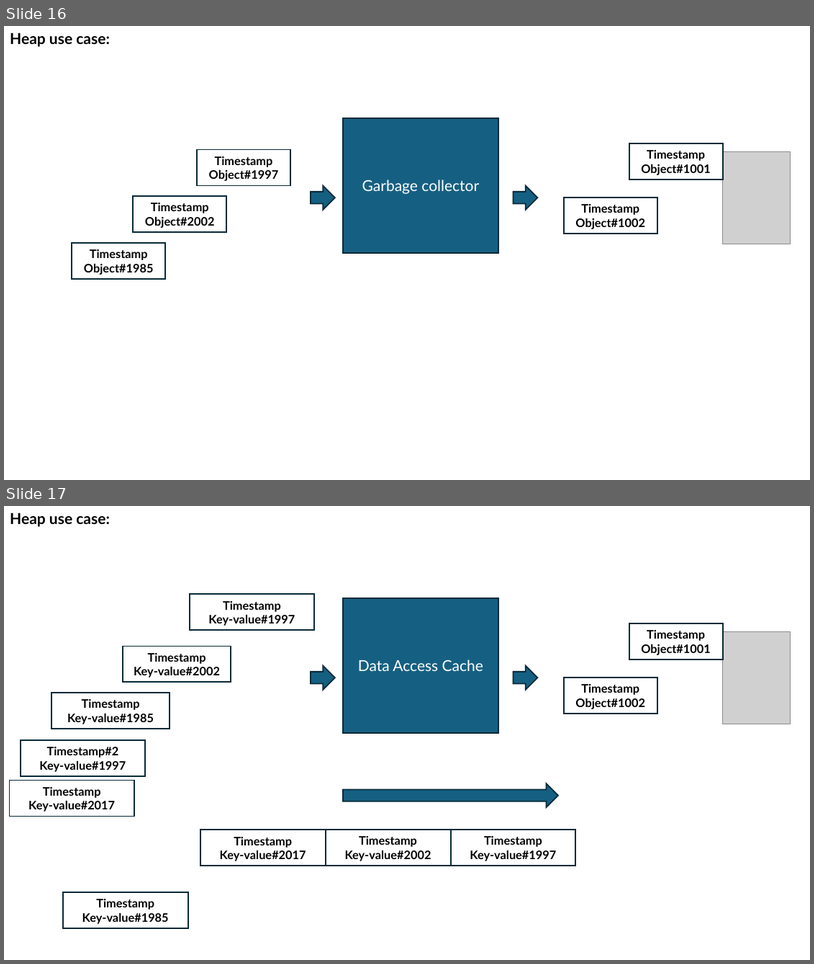
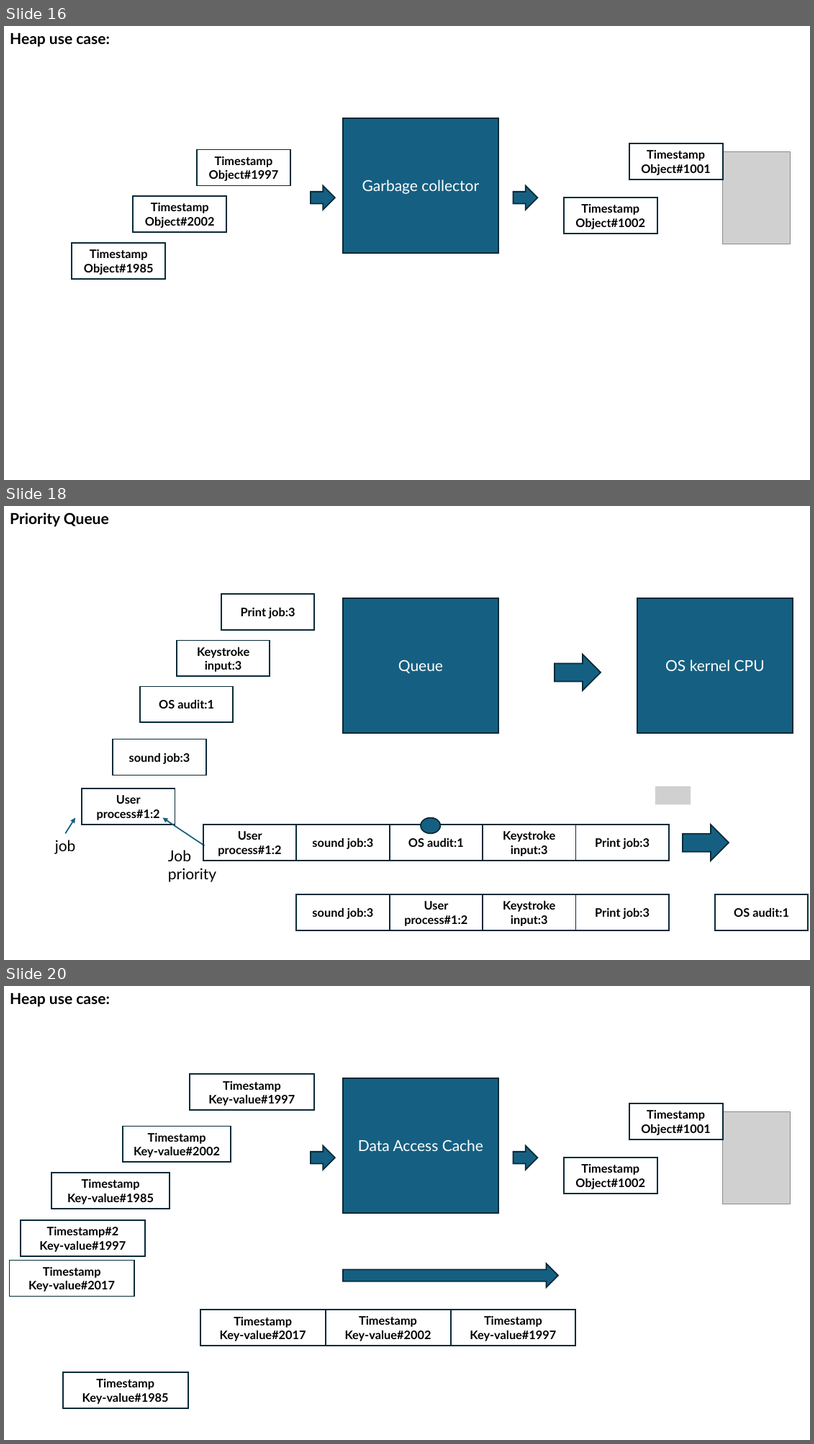
Before and after one commit to mo-mosverkstad/my_data_structure, a slide deck: ppt/dataStructure.pptx. Shown one above the other, each under a label of ours: slides 16 and 17 before the commit, slides 16, 18 and 20 after it; the slides between them are not shown. The pictures are 814x964 and 814x1444 pixels, drawn with LibreOffice and Linux fonts; fonts in the diff are those of the drawing; grey boxes stand for pictures. Boxes give left, top, right and bottom in pixels: in the first picture for what was removed or moved away, otherwise in the second. Text is boxed around its words. In the diff, an @@ line names an element or a change of style, - is before the commit and + after.

```diff
--- a/ppt/dataStructure.pptx
+++ b/ppt/dataStructure.pptx
@@ slide 18 added at (4,506,810,960), background #FFFFFF @@
@@ text added at (10,512,109,527), 18 pt, text #000000, bold @@
+Priority Queue
@@ rectangle added at (221,595,315,631), outline #092A39 1.5 pt, 14 pt, text #000000, bold @@
+Print job:3
@@ rectangle added at (343,598,499,733), fill #156082, outline #092A39 1.5 pt, 18 pt, text #FFFFFF @@
+Queue
@@ rectangle added at (638,598,793,733), fill #156082, outline #092A39 1.5 pt, 18 pt, text #FFFFFF @@
+OS kernel CPU
@@ rectangle added at (177,641,270,677), outline #092A39 1.5 pt, 14 pt, text #000000, bold @@
+Keystroke input:3
@@ right arrow added at (555,654,601,690), fill #156082, outline #092A39 1.5 pt @@
@@ rectangle added at (140,686,233,723), outline #092A39 1.5 pt, 14 pt, text #000000, bold @@
+OS audit:1
@@ rectangle added at (113,739,206,775), outline #092A39 1.5 pt, 14 pt, text #000000, bold @@
+sound job:3
@@ picture added at (656,786,691,804) @@
@@ rectangle added at (82,788,175,825), outline #092A39 1.5 pt, 14 pt, text #000000, bold @@
+User process#1:2
@@ arrow added from (66, 834) to (75, 818), #156082 1.5 pt @@
@@ arrow added from (205, 845) to (163, 818), #156082 1.5 pt @@
@@ rectangle added at (203,824,297,860), outline #092A39 1.5 pt, 14 pt, text #000000, bold @@
+User process#1:2
@@ rectangle added at (297,824,390,860), outline #092A39 1.5 pt, 14 pt, text #000000, bold @@
+sound job:3
@@ rectangle added at (390,824,483,860), outline #092A39 1.5 pt, 14 pt, text #000000, bold @@
+OS audit:1
@@ ellipse added at (421,818,440,834), fill #156082, outline #092A39 1.5 pt @@
@@ rectangle added at (483,824,576,860), outline #092A39 1.5 pt, 14 pt, text #000000, bold @@
+Keystroke input:3
@@ rectangle added at (576,824,669,860), outline #092A39 1.5 pt, 14 pt, text #000000, bold @@
+Print job:3
@@ right arrow added at (684,824,729,860), fill #156082, outline #092A39 1.5 pt @@
@@ text added at (55,839,76,854), 18 pt, text #000000 @@
+job
@@ text added at (168,849,216,882), 18 pt, text #000000 @@
+Job priority
@@ rectangle added at (297,894,390,931), outline #092A39 1.5 pt, 14 pt, text #000000, bold @@
+sound job:3
@@ rectangle added at (390,894,483,931), outline #092A39 1.5 pt, 14 pt, text #000000, bold @@
+User process#1:2
@@ rectangle added at (483,894,576,931), outline #092A39 1.5 pt, 14 pt, text #000000, bold @@
+Keystroke input:3
@@ rectangle added at (576,894,669,931), outline #092A39 1.5 pt, 14 pt, text #000000, bold @@
+Print job:3
@@ rectangle added at (715,894,808,931), outline #092A39 1.5 pt, 14 pt, text #000000, bold @@
+OS audit:1
@@ what was slide 17 is now slide 20 @@
```
Also in this commit, not shown: 7 slides changed, 10 other slides added.
